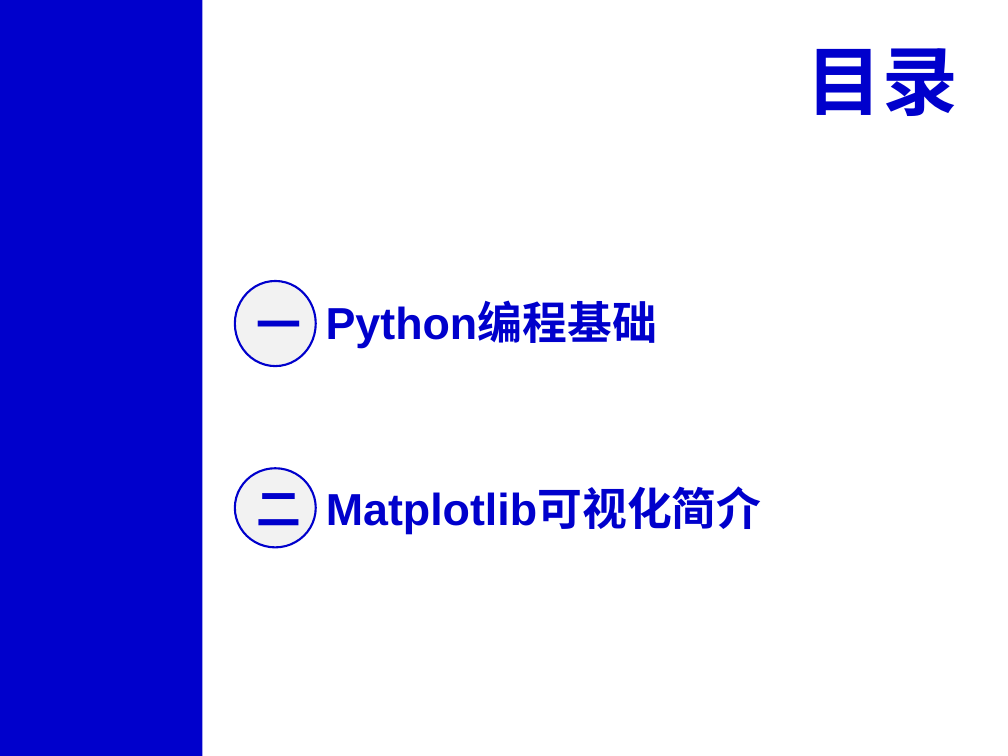
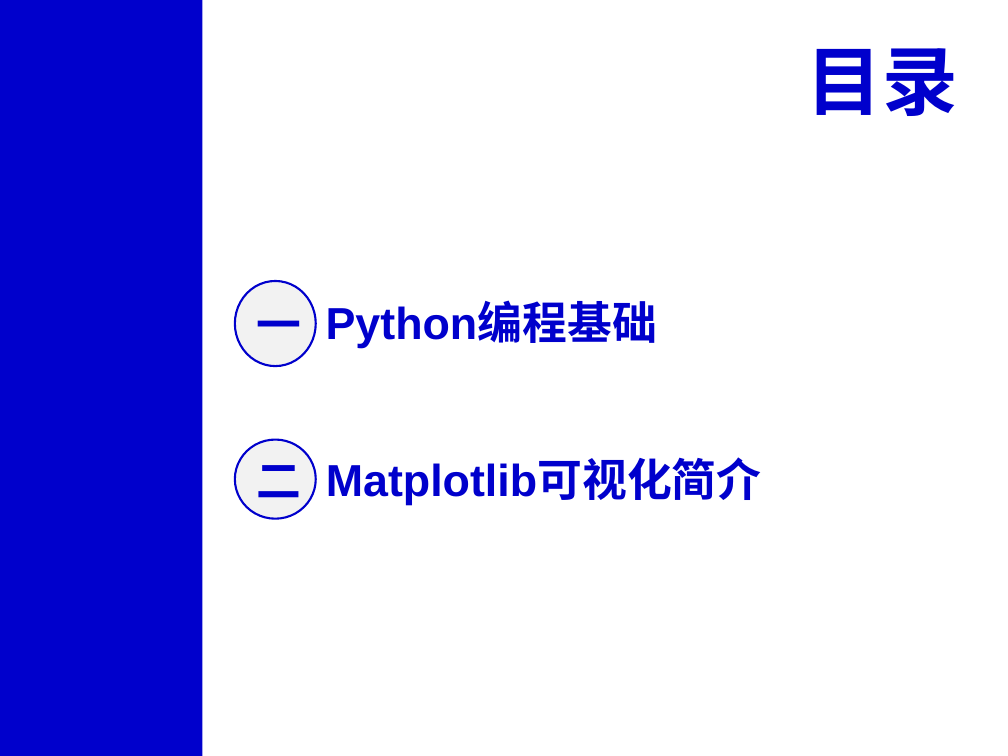
Before and after one commit to xinluo2018/open-source-gis-course, a slide deck: slide 2 of 第3章-开源GIS软件开发环境-6课时/第3章-2-开源GIS软件开发环境-Python编程基础-2学时.pptx. Drawn at 1008x756 pixels with LibreOffice and Linux fonts; fonts in the diff are those of the drawing. Boxes give left, top, right and bottom in pixels: in the first picture for what was removed or moved away, otherwise in the second. Text is boxed around its words. In the diff, an @@ line names an element or a change of style, - is before the commit and + after.

```diff
--- a/第3章-开源GIS软件开发环境-6课时/第3章-2-开源GIS软件开发环境-Python编程基础-2学时.pptx
+++ b/第3章-开源GIS软件开发环境-6课时/第3章-2-开源GIS软件开发环境-Python编程基础-2学时.pptx
@@ ellipse "二": place and size @@
-ellipse "二" at (235, 469, 316, 548)
+ellipse "二" at (235, 439, 316, 519)
@@ text "Matplotlib可视化简介": place and size @@
-text "Matplotlib可视化简介" at (326, 490, 762, 534)
+text "Matplotlib可视化简介" at (326, 461, 762, 505)
```
Also in this commit, not shown: 2 other slides changed, 1 slide added, 4 other files.
